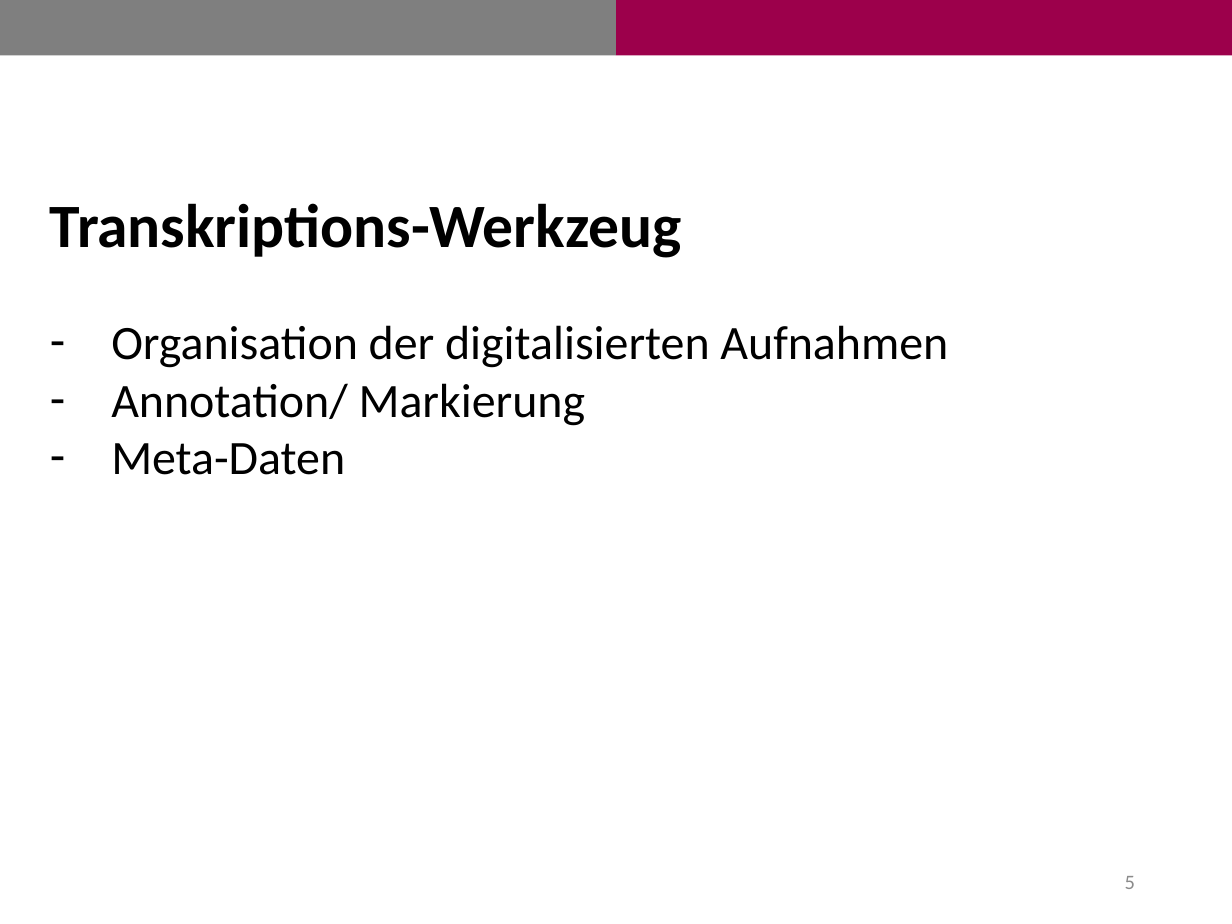
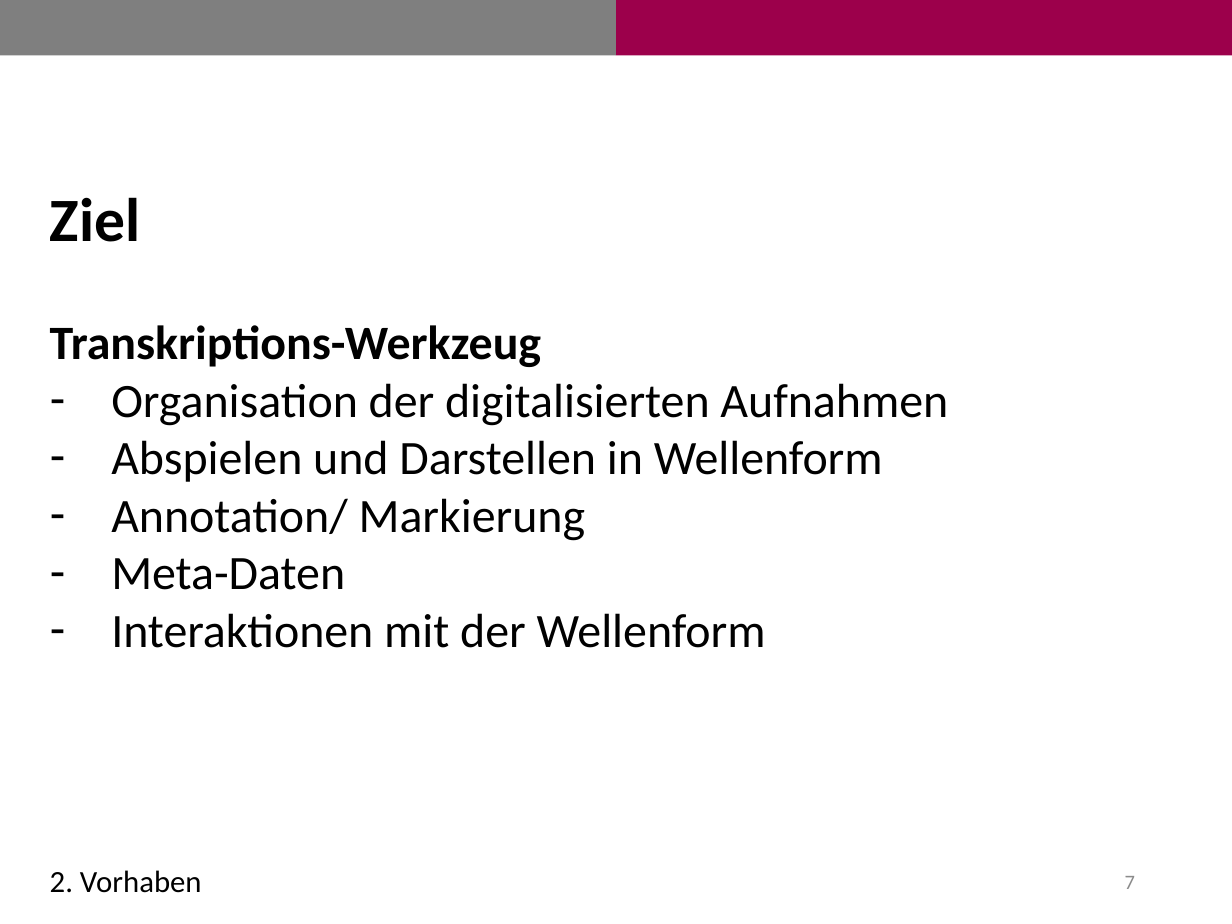
Before and after one commit to fairly99/Transkriptions-Werkzeug, a slide deck: slide 7 of Antrittspräsentation.pptx (slide 5 before the commit). Drawn at 1232x924 pixels with LibreOffice and Linux fonts; fonts in the diff are those of the drawing. Boxes give left, top, right and bottom in pixels: in the first picture for what was removed or moved away, otherwise in the second. Text is boxed around its words. In the diff, an @@ line names an element or a change of style, - is before the commit and + after.

```diff
--- a/Antrittspräsentation.pptx
+++ b/Antrittspräsentation.pptx
@@ text removed at [50, 203, 682, 258] @@
-Transkriptions-Werkzeug
@@ text added at [50, 197, 141, 242], 36 pt, text #000000, bold @@
+Ziel
@@ text at [50, 325, 542, 367]: paragraph added @@
+Transkriptions-Werkzeug
@@ text at [111, 440, 883, 482]: paragraph added @@
+– Abspielen und Darstellen in Wellenform
@@ text at [111, 613, 766, 648]: paragraph added @@
+– Interaktionen mit der Wellenform
@@ text added at [50, 870, 202, 893], 18 pt, text #000000 @@
+2. Vorhaben
@@ page number at [1125, 876, 1135, 889]: text changed @@
-5
+7
```
Also in this commit, not shown: 10 other slides changed, 7 slides added, 6 slides removed, 2 other files.
